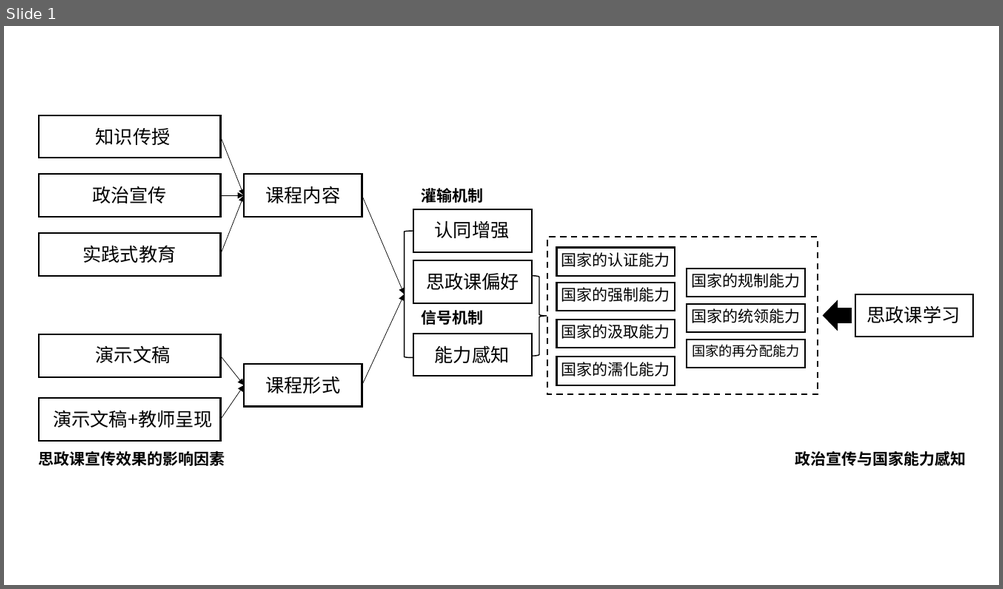
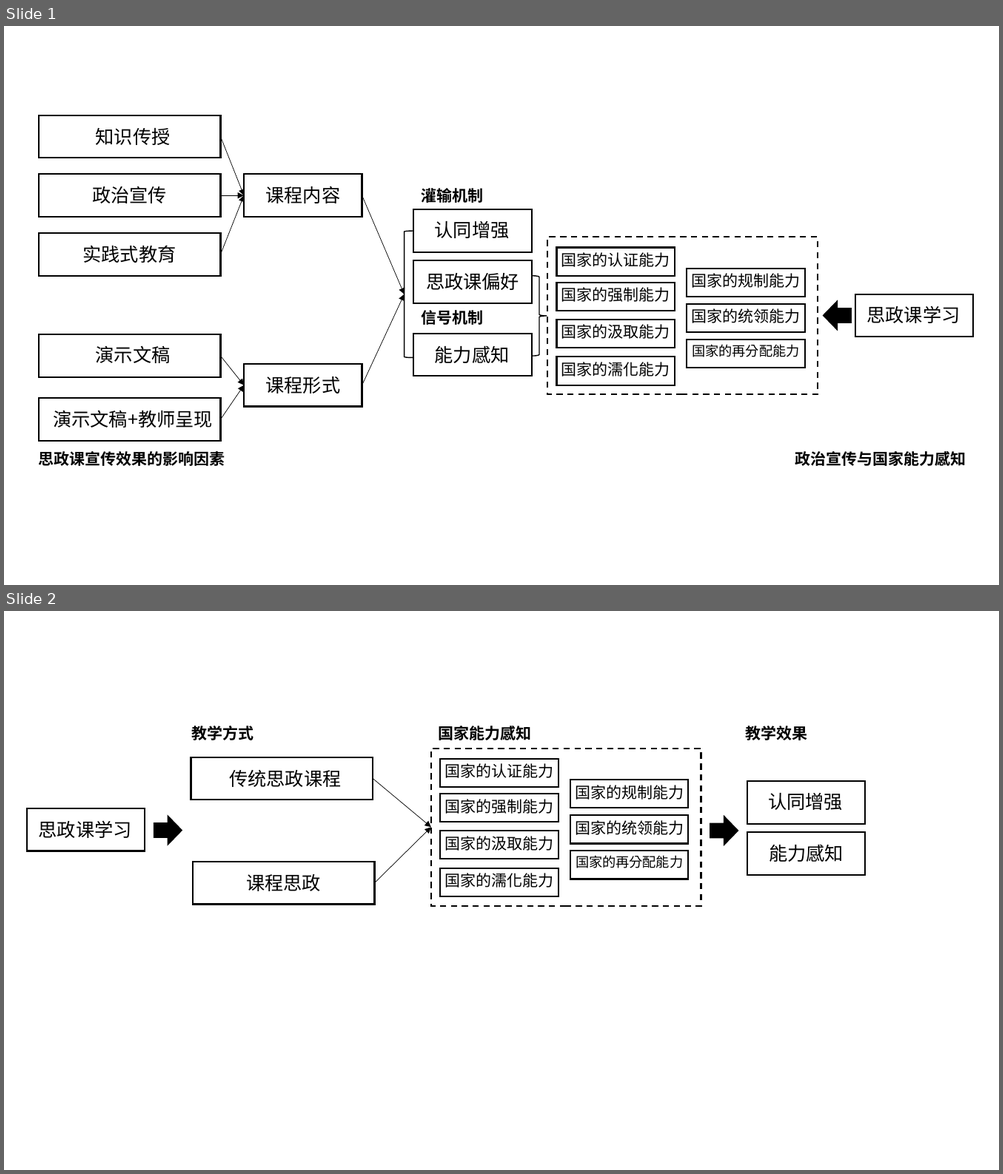
Before and after one commit to syfyufei/online_learning, a slide deck: figures/figure1.pptx. Shown one above the other, each under a label of ours: slide 1 before the commit, slides 1 and 2 after it. The pictures are 1003x589 and 1003x1174 pixels, drawn with LibreOffice and Linux fonts; fonts in the diff are those of the drawing. Boxes give left, top, right and bottom in pixels: in the first picture for what was removed or moved away, otherwise in the second. Text is boxed around its words. In the diff, an @@ line names an element or a change of style, - is before the commit and + after.

```diff
--- a/figures/figure1.pptx
+++ b/figures/figure1.pptx
@@ slide 2 added at bbox=[4, 611, 999, 1170], background #FFFFFF @@
@@ text added at bbox=[192, 726, 254, 741], 15 pt, text #000000, bold @@
+教学方式
@@ text added at bbox=[438, 726, 532, 741], 15 pt, text #000000, bold @@
+国家能力感知
@@ text added at bbox=[745, 726, 807, 741], 15 pt, text #000000, bold @@
+教学效果
@@ rectangle added at bbox=[191, 758, 373, 800], outline #000000 1.5 pt @@
@@ group added at bbox=[431, 749, 701, 906]: 8 rectangles, 7 texts @@
+国家的认证能力
+国家的强制能力
+国家的汲取能力
+国家的濡化能力
+国家的规制能力
+国家的统领能力
+国家的再分配能力
@@ text added at bbox=[229, 770, 341, 787], 18 pt, text #000000 @@
+传统思政课程
@@ arrow added from (373, 779) to (431, 827), #000000 0.5 pt @@
@@ rectangle added at bbox=[747, 782, 865, 824], outline #000000 1.5 pt @@
@@ rectangle added at bbox=[27, 809, 145, 851], outline #000000 1.5 pt @@
@@ text added at bbox=[768, 793, 842, 810], 18 pt, text #000000 @@
+认同增强
@@ text added at bbox=[39, 821, 132, 838], 18 pt, text #000000 @@
+思政课学习
@@ right arrow added at bbox=[154, 816, 182, 845], fill #000000, outline #000000 1 pt @@
@@ arrow added from (375, 883) to (431, 827), #000000 0.5 pt @@
@@ right arrow added at bbox=[710, 816, 737, 845], fill #000000, outline #000000 1 pt @@
@@ rectangle added at bbox=[747, 832, 865, 875], outline #000000 1.5 pt @@
@@ text added at bbox=[768, 844, 843, 862], 18 pt, text #000000 @@
+能力感知
@@ rectangle added at bbox=[193, 862, 375, 904], outline #000000 1.5 pt @@
@@ text added at bbox=[246, 874, 321, 891], 18 pt, text #000000 @@
+课程思政
```
Also in this commit, not shown: 42 other files.
